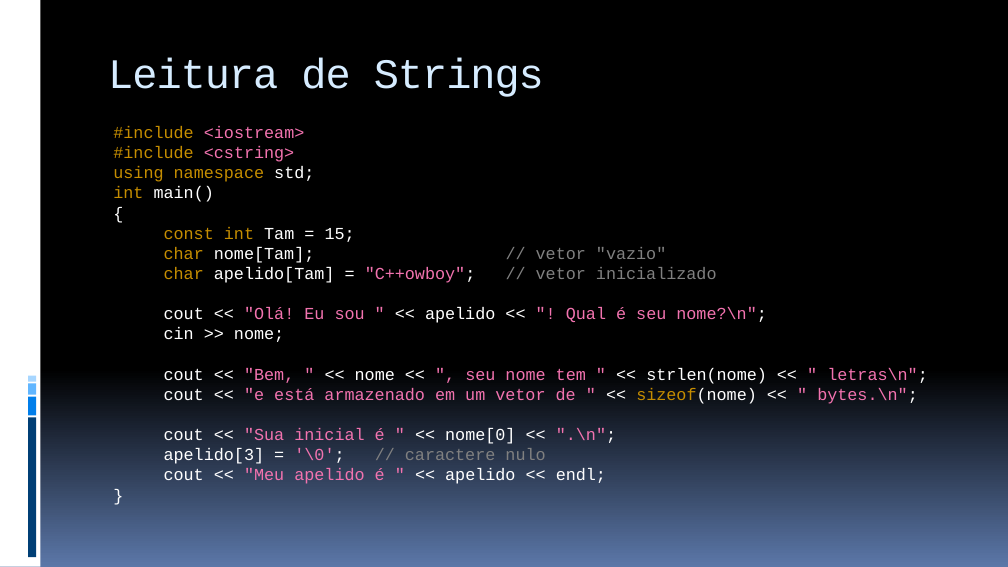
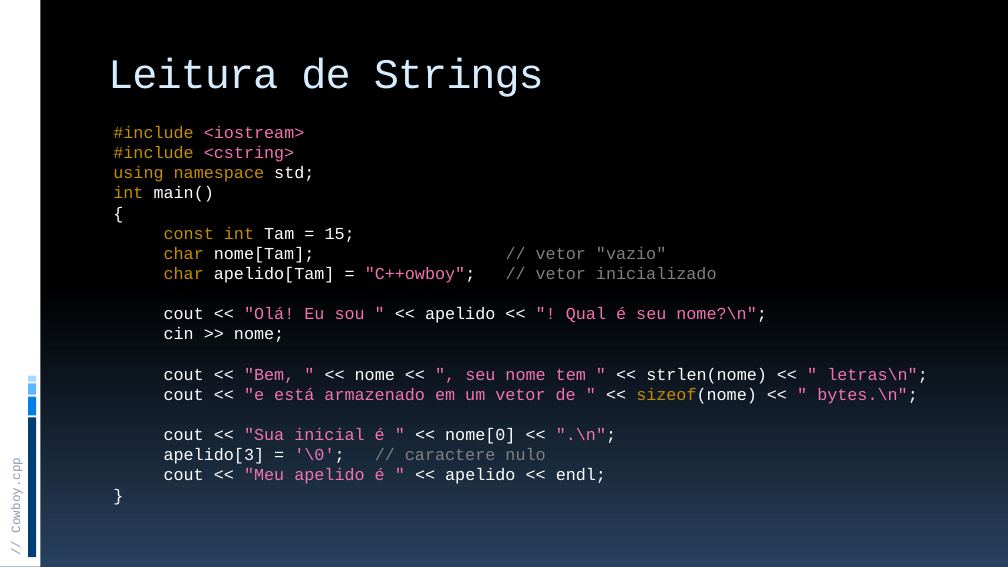
Before and after one commit to JudsonSS/ProgComp, a slide deck: slide 10 of Slides/11. Strings.pptx. Drawn at 1008x567 pixels with LibreOffice and Linux fonts; fonts in the diff are those of the drawing. Boxes give left, top, right and bottom in pixels: in the first picture for what was removed or moved away, otherwise in the second. Text is boxed around its words. In the diff, an @@ line names an element or a change of style, - is before the commit and + after.

```diff
--- a/Slides/11. Strings.pptx
+++ b/Slides/11. Strings.pptx
@@ background gradient #000000 to #5B77A8 to gradient #000000 to #28415E @@
@@ text added at bbox=[10, 465, 24, 532], 12 pt, text #8E9BB0 @@
+// Cowboy.cpp
```
Also in this commit, not shown: 36 other slides changed, 8 other files.
